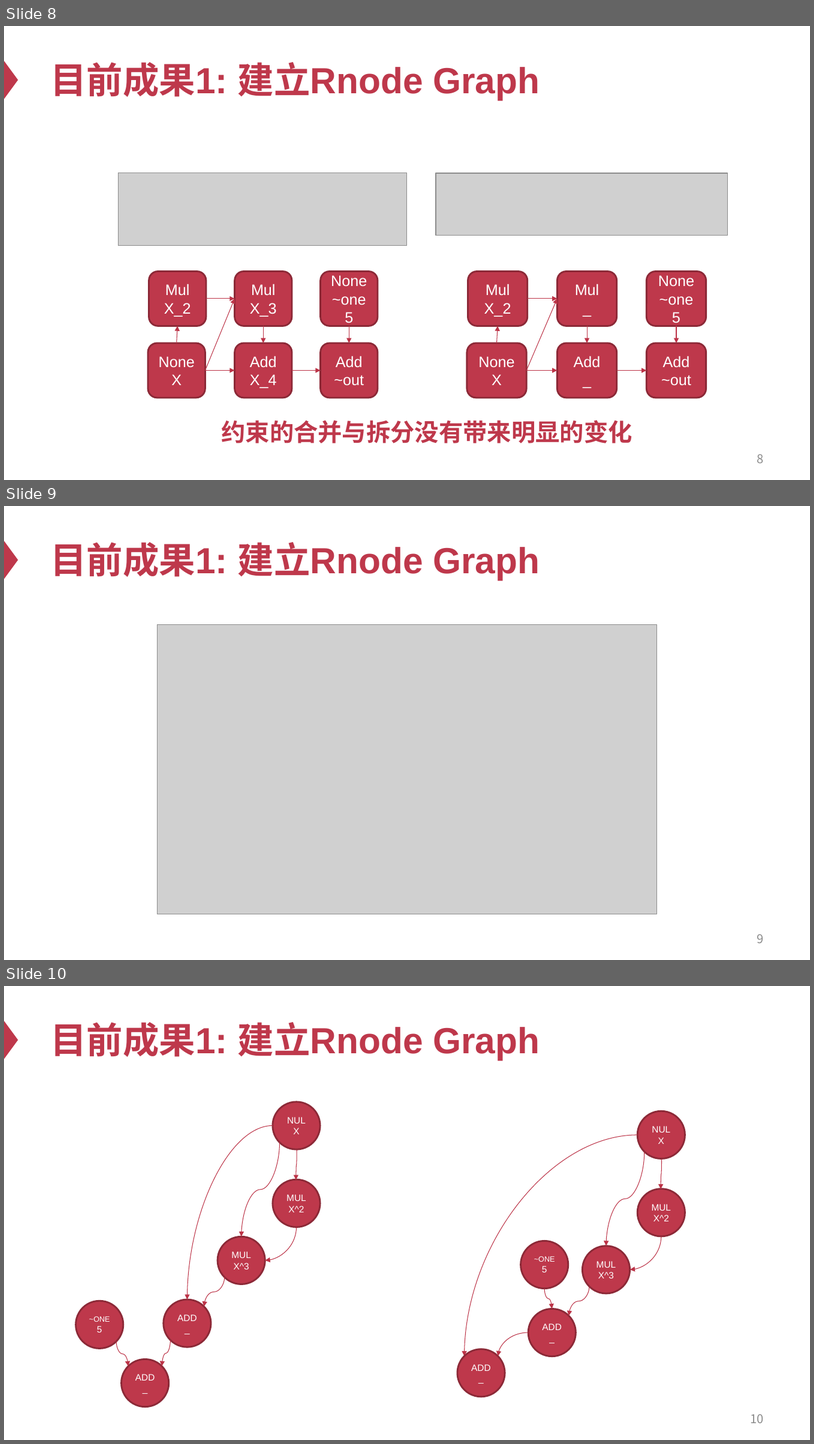
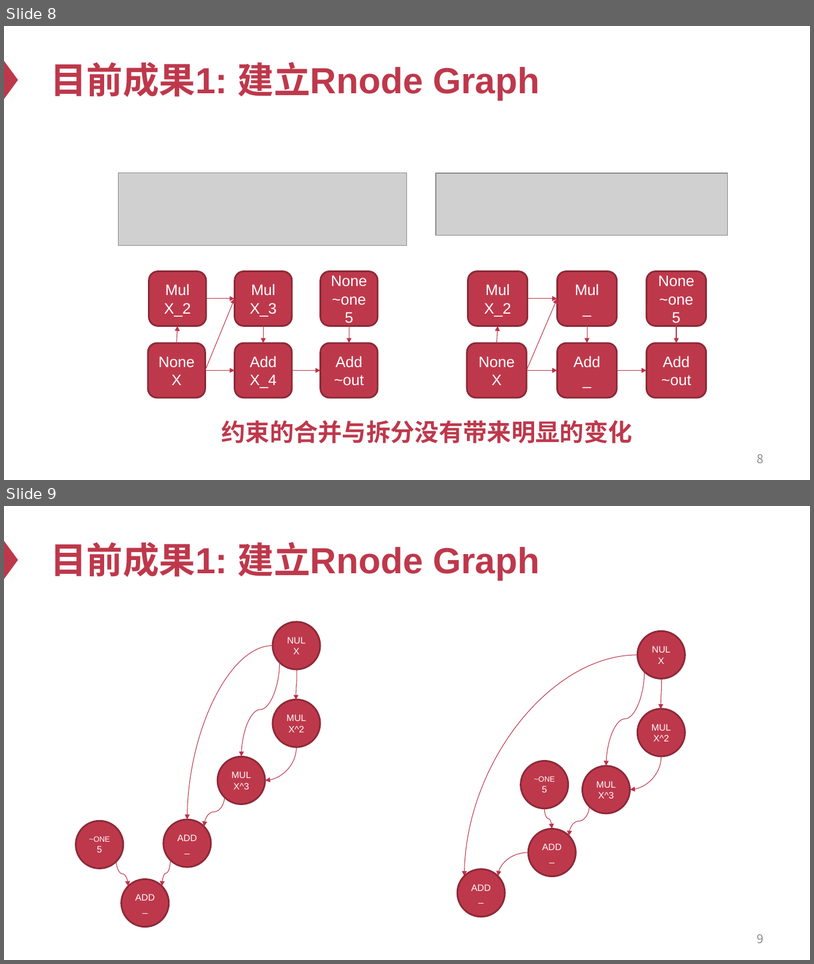
Before and after one commit to Ash1sc/R1CS-normal-form-generator, a slide deck: meeting_docs/中期答辩/中期答辩PPT.pptx. Shown one above the other, each under a label of ours: slides 8, 9 and 10 before the commit, slides 8 and 9 after it. The pictures are 814x1444 and 814x964 pixels, drawn with LibreOffice and Linux fonts; fonts in the diff are those of the drawing; grey boxes stand for pictures. Boxes give left, top, right and bottom in pixels: in the first picture for what was removed or moved away, otherwise in the second. Text is boxed around its words. In the diff, an @@ line names an element or a change of style, - is before the commit and + after.

```diff
--- a/meeting_docs/中期答辩/中期答辩PPT.pptx
+++ b/meeting_docs/中期答辩/中期答辩PPT.pptx
@@ slide 9 removed at [4, 506, 810, 960], background #FFFFFF; not listed: 1 template element that a slide beside it also shows @@
@@ title removed at [50, 542, 540, 580] @@
-目前成果1: 建立Rnode Graph
@@ picture removed at [158, 625, 657, 914] @@
@@ page number removed at [757, 934, 764, 943] @@
-9
@@ what was slide 10 is now slide 9 @@
@@ page number at [757, 934, 764, 943]: text changed @@
-10
+9
```
Also in this commit, not shown: 3 slides changed, 1 other slide removed, 1 other file.
